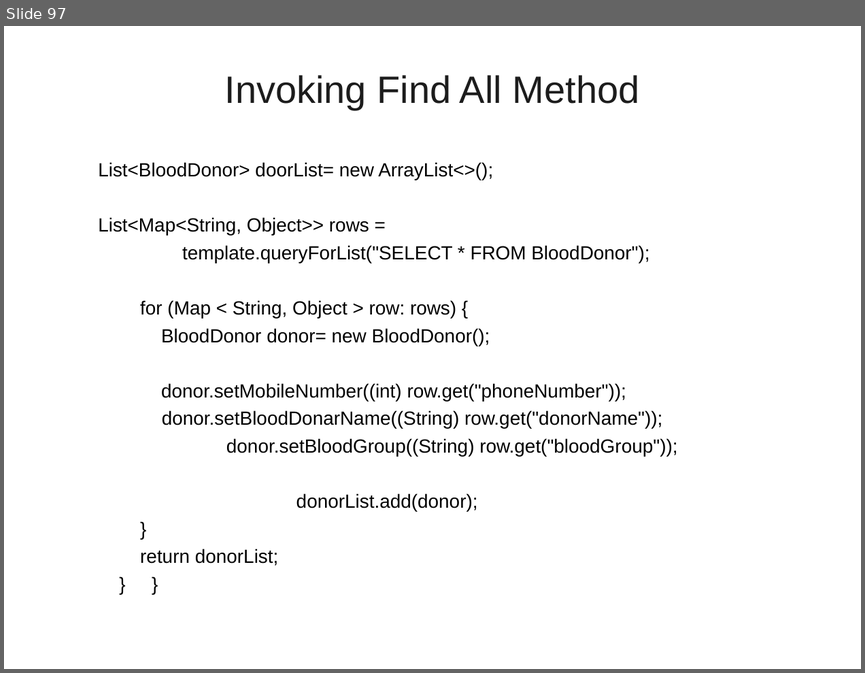
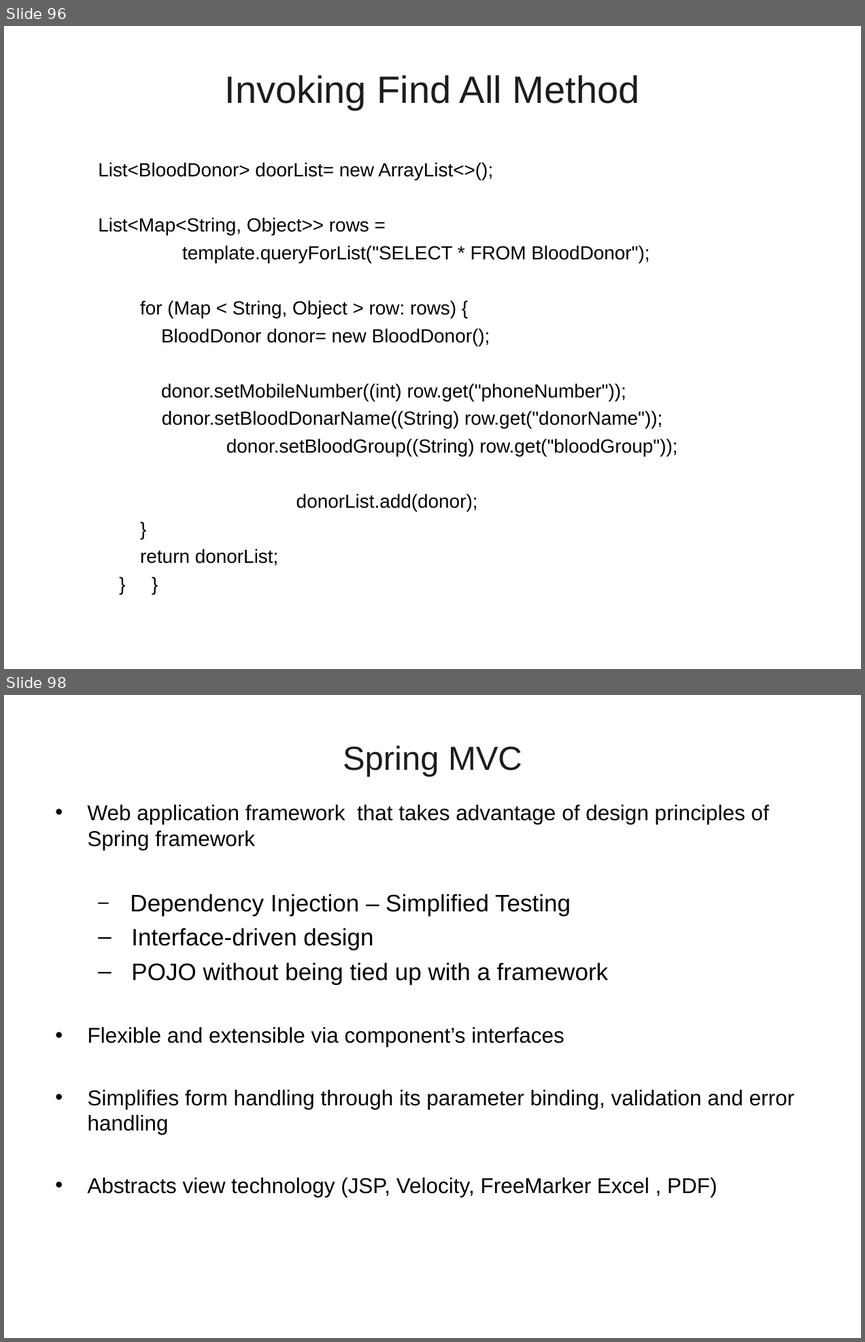
Before and after one commit to vatsanTraining/corejava, a slide deck: SpringBoot_Module1.ppt. Shown one above the other, each under a label of ours: slide 97 before the commit, slides 96 and 98 after it; the slides between them are not shown. The pictures are 865x673 and 865x1342 pixels, drawn with LibreOffice and Linux fonts; fonts in the diff are those of the drawing; background and template pictures are left out. Boxes give left, top, right and bottom in pixels: in the first picture for what was removed or moved away, otherwise in the second. Text is boxed around its words. In the diff, an @@ line names an element or a change of style, - is before the commit and + after.

```diff
--- a/SpringBoot_Module1.ppt
+++ b/SpringBoot_Module1.ppt
@@ slide 98 added at bbox=[4, 695, 861, 1338], background picture (left out) @@
@@ title added at bbox=[343, 745, 522, 777], 28 pt, text #1C1C1C @@
+Spring MVC
@@ text added at bbox=[88, 804, 794, 1197], 18 pt, text #000000 @@
+• Web application framework that takes advantage of design principles of Spring framework
+  – Dependency Injection – Simplified Testing
+  – Interface-driven design
+  – POJO without being tied up with a framework
+• Flexible and extensible via component’s interfaces
+• Simplifies form handling through its parameter binding, validation and error handling
+• Abstracts view technology (JSP, Velocity, FreeMarker Excel , PDF)
@@ what was slide 97 is now slide 96 @@
```
Also in this commit, not shown: 2 slides changed, 21 other slides added, 1 slide removed.
